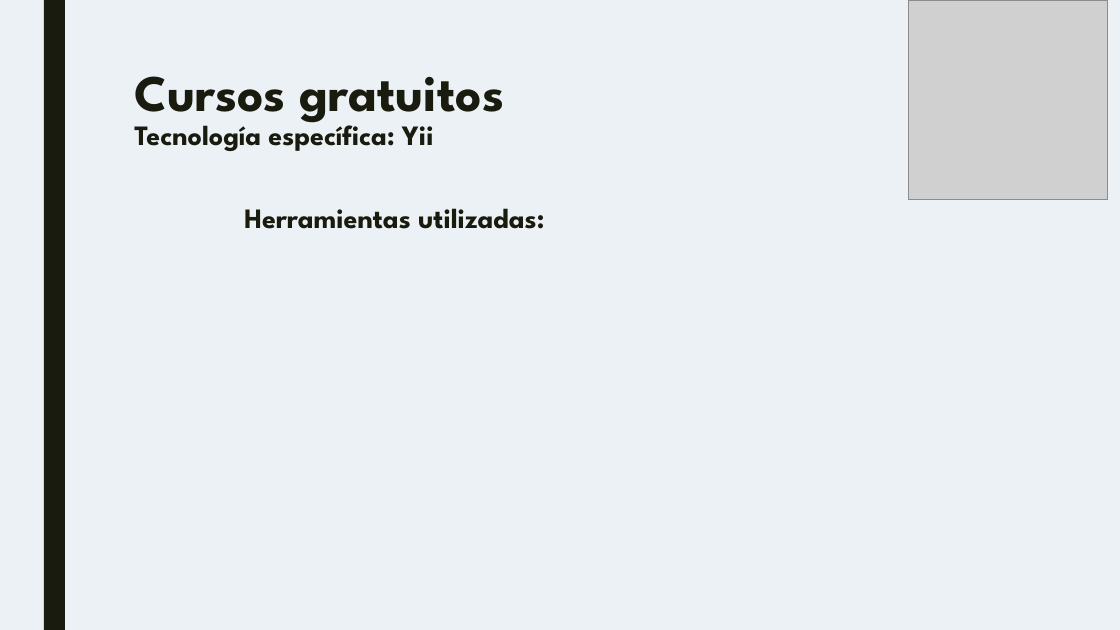
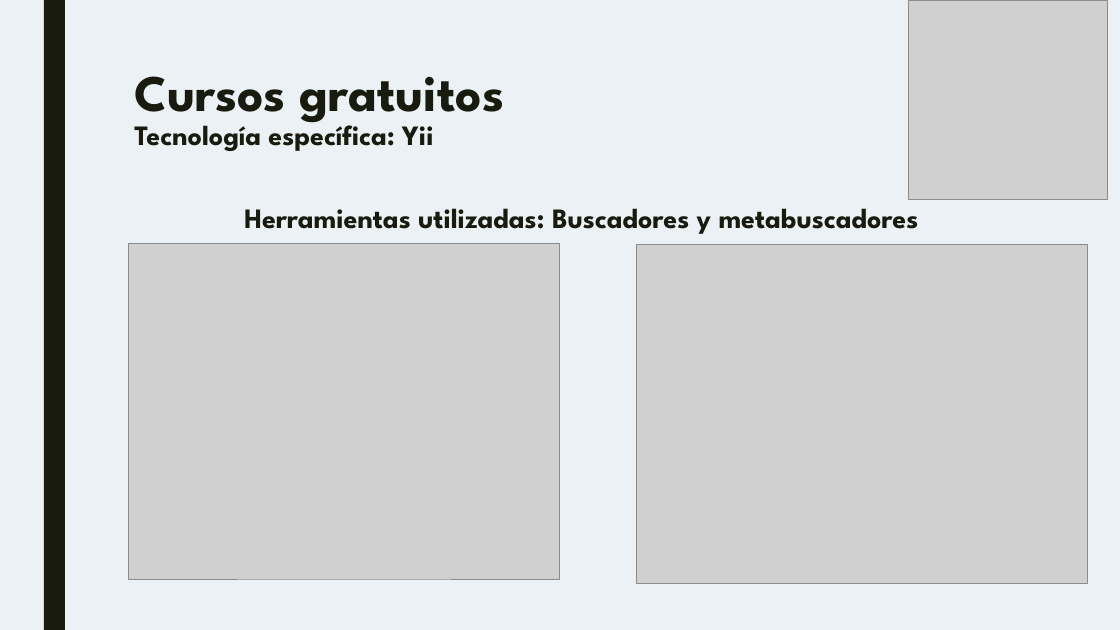
Before and after one commit to IGarrido1996/TG1_T4, a slide deck: slide 13 of Plantilla.pptx (slide 12 before the commit). Drawn at 1120x630 pixels with LibreOffice and Linux fonts; fonts in the diff are those of the drawing; grey boxes stand for pictures. Boxes give left, top, right and bottom in pixels: in the first picture for what was removed or moved away, otherwise in the second. Text is boxed around its words. In the diff, an @@ line names an element or a change of style, - is before the commit and + after.

```diff
--- a/Plantilla.pptx
+++ b/Plantilla.pptx
@@ text at (x1=244, y1=208, x2=919, y2=234): text changed @@
-Herramientas utilizadas:
+Herramientas utilizadas: Buscadores y metabuscadores
@@ picture added at (x1=129, y1=244, x2=560, y2=579) @@
@@ picture added at (x1=637, y1=245, x2=1087, y2=584) @@
```
Also in this commit, not shown: 8 other slides changed, 1 slide added.
